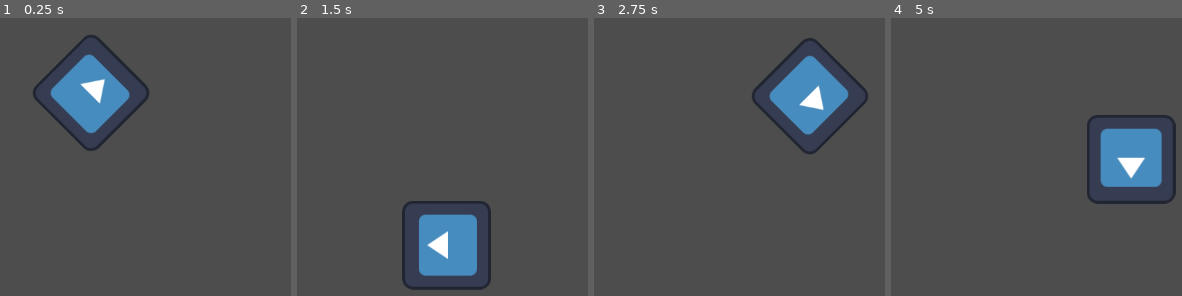
Above: before the commit, frames 1-4 (left to right).
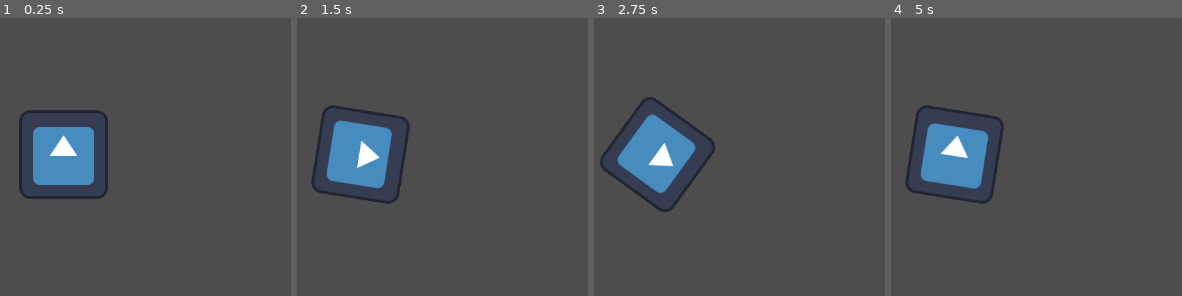
Above: after the commit, the same moments.

Repository: ethandav/learning-godot
Game: Godot game, scene res://sprite_2d.tscn
The game is run twice, just before and just after one commit, with the same random seed, the same clock (stepped at 60 frames per second) and the same inputs. The engine's default icon, where the game draws it, is replaced by a stand-in: a white triangle on a blue panel in a dark square.
Inputs:
- Up to frame 1 (0.25 s): no input
- Up to frame 2 (1.5 s): hold Right (ui_right) 0.53-1.28 s; hold Left (ui_left) from 1.28 s (still down)
- Up to frame 3 (2.75 s): release Left (ui_left) at 2.03 s; hold Right (ui_right) from 2.03 s (still down)
- Up to frame 4 (5 s): release Right (ui_right) at 3.53 s; hold Left (ui_left) from 3.53 s (still down)

The runs differ from the first frame. In frame 1, 11% of the frame differs, in the area x 6-52%, y 6-66%; in frame 2, 11%; in frame 3, 12%; in frame 4, 12%, in the area x 4-98%, y 31-67%.

Commit message:
player movement rotate

Diff:
--- a/first-script/sprite_2d.gd
+++ b/first-script/sprite_2d.gd
@@ -4,7 +4,13 @@
 var angular_speed = PI
 
 func _process(delta):
-	rotation += angular_speed * delta
-	var velocity = Vector2.UP.rotated(rotation) * speed
+	#rotation += angular_speed * delta
+	#var velocity = Vector2.UP.rotated(rotation) * speed
 
-	position += velocity * delta
+	#position += velocity * delta
+	var direction = 0
+	if Input.is_action_pressed("ui_left"):
+		direction = -1
+	if Input.is_action_pressed("ui_right"):
+		direction = 1
+	rotation += angular_speed * direction * delta
